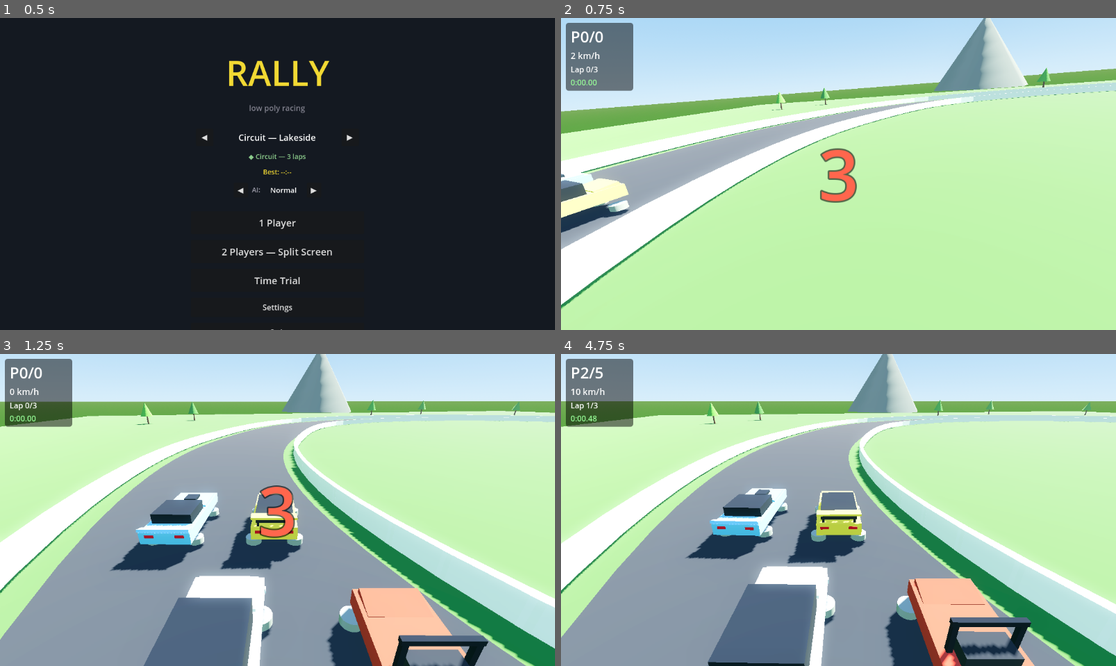
Above: before the commit, frames 1-4 (two rows, left to right).
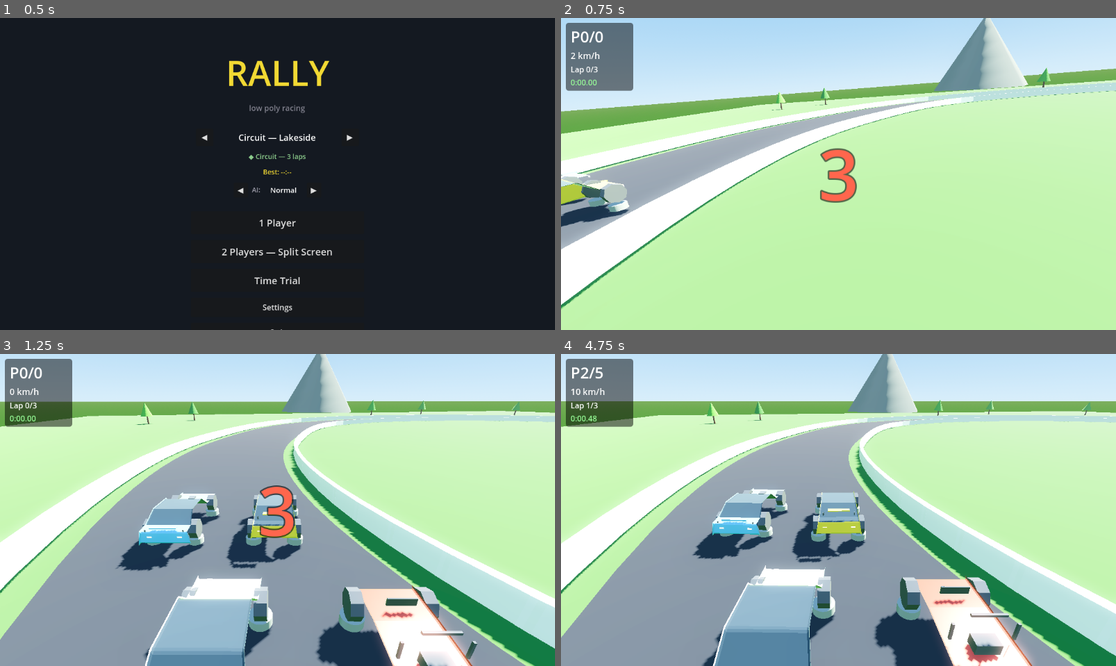
Above: after the commit, the same moments.

Repository: marianodparisi/gametest
Game: Godot game, scene res://scenes/ui/MainMenu.tscn
The game is run twice, just before and just after one commit, with the same random seed, the same clock (stepped at 60 frames per second) and the same inputs.
Inputs:
- Up to frame 1 (0.5 s): no input
- Up to frame 2 (0.75 s): click "1 Player" at 0.5 s
- Up to frame 3 (1.25 s): no input
- Up to frame 4 (4.75 s): tap Enter (handbrake_p2) at 1.25, 2.1, 4.25 s; hold D (steer_right) 1.28-2.03 s; tap Down (brake_p2) at 1.35 s; hold S (brake) 2.03-2.78 s; hold D (steer_right) 2.78-4.28 s; tap Left (steer_left_p2) at 2.85 s; tap Space (handbrake) at 3.5 s; tap Right (steer_right_p2) at 3.6 s; hold A (steer_left) from 4.28 s (still down); hold W (throttle) from 4.28 s (still down)

Frame 1 is identical in both runs. In frame 2, 1.2% of the frame differs, in the area x 0-13%, y 49-69%; in frame 3, 12%; in frame 4, 13%, in the area x 22-86%, y 42-100%.

Commit message:
Modelos de auto generados con Blender (.glb) + pipeline reproducible
- tools/build_cars.py: script Blender headless que genera los 6 autos
  desde perfiles laterales reales (capot, parabrisas inclinado, techo,
  cola), con tumblehome, bisel en bordes, guardabarros y luces emisivas
- Materiales por nombre: Paint (recoloreable), Glass, LightF/LightR
  (emisivos, brillan con el glow), Dark
- car_controller: carga .glb por estilo con fallback al builder procedural;
  set_color pinta superficies "Paint" recursivamente
- Suite actualizada para modelos glb: 69/69 PASS

Regenerar modelos: blender --background --python tools/build_cars.py

Co-Authored-By: Claude Fable 5 <noreply@anthropic.com>

Diff:
--- a/scripts/car/car_controller.gd
+++ b/scripts/car/car_controller.gd
@@ -48,25 +48,61 @@
 	_apply_grip_to_wheels()
 
 
+# Modelos Blender (.glb). Si falta alguno, cae al builder procedural.
+const CAR_MODELS = [
+	"res://assets/cars/car_0_rally_hatch.glb",
+	"res://assets/cars/car_1_muscle.glb",
+	"res://assets/cars/car_2_buggy.glb",
+	"res://assets/cars/car_3_classic.glb",
+	"res://assets/cars/car_4_van.glb",
+	"res://assets/cars/car_5_wedge.glb",
+]
+
+
 func set_style(style: int) -> void:
-	CarBodyBuilder.build($CarMesh, style)
+	var path = CAR_MODELS[style % CAR_MODELS.size()]
+	var scene = load(path) if ResourceLoader.exists(path) else null
+	if scene == null:
+		CarBodyBuilder.build($CarMesh, style)
+		return
+	for child in $CarMesh.get_children():
+		child.queue_free()
+	var inst = scene.instantiate()
+	$CarMesh.add_child(inst)
 
 
 func set_color(color: Color) -> void:
 	var mat = StandardMaterial3D.new()
 	mat.albedo_color = color
-	# Pintar partes marcadas como paintable (builder) o las default de la escena
-	var painted := false
+	mat.roughness = 0.35
+	mat.metallic = 0.15
+
+	# Modelos glb: pintar superficies cuyo material se llama "Paint"
+	if _paint_by_material_name($CarMesh, mat):
+		return
+
+	# Fallback: partes del builder procedural o de la escena default
 	for child in $CarMesh.get_children():
 		if child.has_meta("paintable"):
 			child.set_surface_override_material(0, mat)
-			painted = true
-	if painted:
-		return
 	for part in ["Body", "Hood", "SpoilerWing"]:
 		var mesh = $CarMesh.get_node_or_null(part)
 		if mesh:
 			mesh.set_surface_override_material(0, mat)
+
+
+func _paint_by_material_name(node: Node, mat: StandardMaterial3D) -> bool:
+	var painted := false
+	if node is MeshInstance3D and node.mesh:
+		for s in node.mesh.get_surface_count():
+			var m = node.mesh.surface_get_material(s)
+			if m and m.resource_name.begins_with("Paint"):
+				node.set_surface_override_material(s, mat)
+				painted = true
+	for child in node.get_children():
+		if _paint_by_material_name(child, mat):
+			painted = true
+	return painted
 
 
 func _apply_grip_to_wheels() -> void:
--- a/tests/test_suite.gd
+++ b/tests/test_suite.gd
@@ -97,13 +97,16 @@
 		car.set_style(style)
 		car.set_color(Color.BLUE)
 
-		# Debe tener al menos una parte pintable
-		var paintable = 0
-		for child in car.get_node("CarMesh").get_children():
-			if child.has_meta("paintable"):
-				paintable += 1
-		_check("car:%s:paintable_parts" % CarBodyBuilder.STYLE_NAMES[style], paintable >= 1,
-			"(%d parts)" % paintable)
+		# Debe poder pintarse: o superficies "Paint" (glb) o partes paintable (builder)
+		var test_mat = StandardMaterial3D.new()
+		test_mat.albedo_color = Color.GREEN
+		var painted = car._paint_by_material_name(car.get_node("CarMesh"), test_mat)
+		if not painted:
+			for child in car.get_node("CarMesh").get_children():
+				if child.has_meta("paintable"):
+					painted = true
+					break
+		_check("car:%s:paintable_parts" % CarBodyBuilder.STYLE_NAMES[style], painted)
 
 		var stats = CarBodyBuilder.STYLE_STATS[style]
 		_check("car:%s:stats_valid" % CarBodyBuilder.STYLE_NAMES[style],
Not shown, removed: assets/.gdignore
Binary file added: assets/cars/car_0_rally_hatch.glb
Not shown, added: assets/cars/car_0_rally_hatch.glb.import
Binary file added: assets/cars/car_1_muscle.glb
Not shown, added: assets/cars/car_1_muscle.glb.import
Binary file added: assets/cars/car_2_buggy.glb
Not shown, added: assets/cars/car_2_buggy.glb.import
Binary file added: assets/cars/car_3_classic.glb
Not shown, added: assets/cars/car_3_classic.glb.import
Binary file added: assets/cars/car_4_van.glb
Not shown, added: assets/cars/car_4_van.glb.import
Binary file added: assets/cars/car_5_wedge.glb
(and 26 more such lines)
